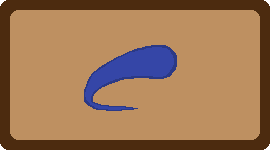
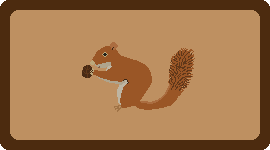
Layered file, before and after one edit (270x150). Changes by layer:
showed group "AllyCardArt" (7 layers) over [82,42,195,112]
added layer "SquirrelCardArt" in group "AllyCardArt" over [82,42,195,112]
hid group "SpellCardArt" (7 layers) over [82,42,195,112]
